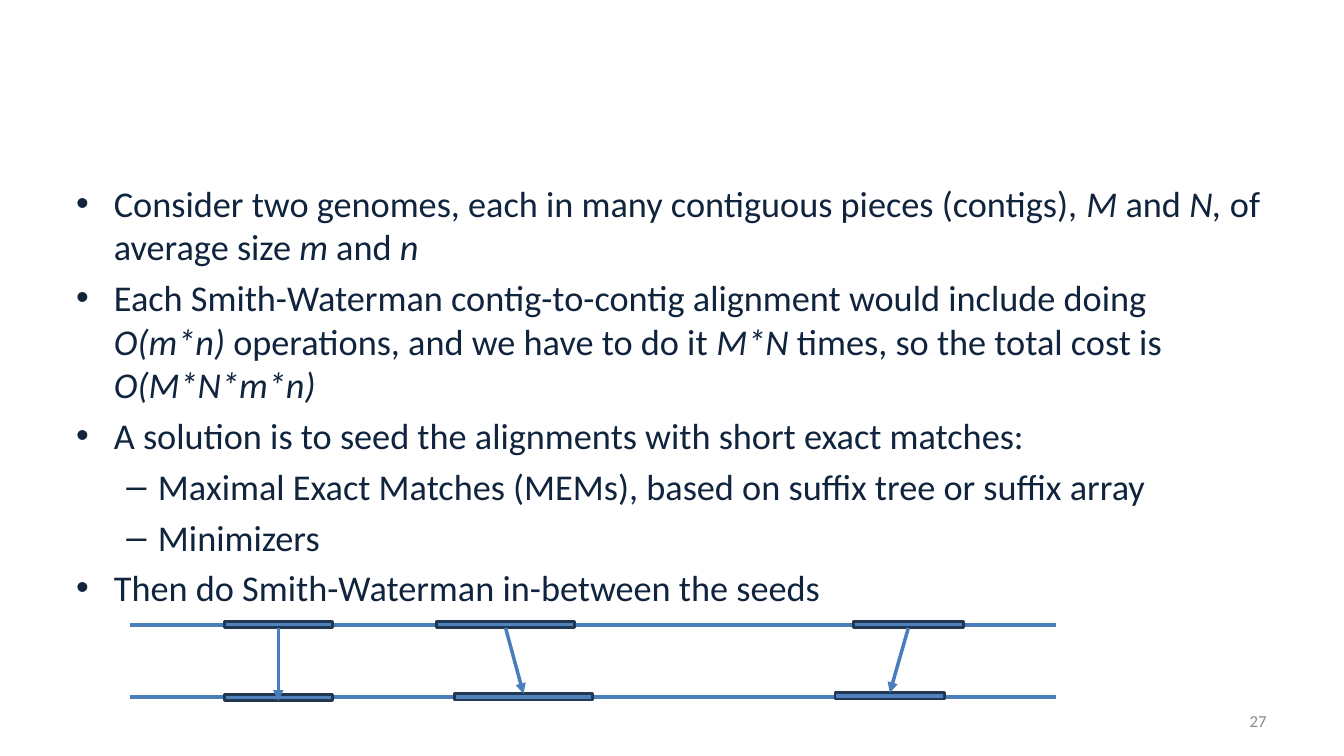
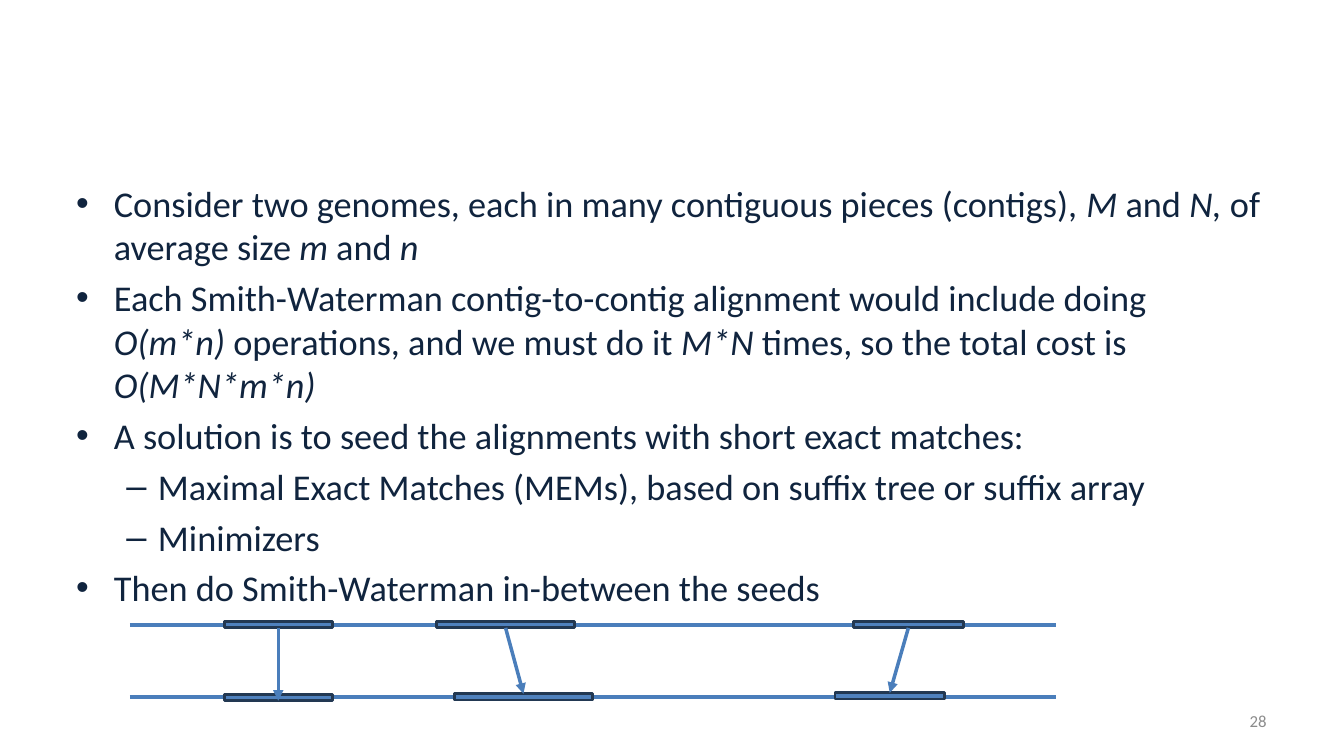
Before and after one commit to alekseyzimin/BME-Algorithms-for-Analysis-of-Genomic-Data, a slide deck: slide 28 of Fall 2026/Week 2 -- Probabilistic estimations, Sequence alignment, Minimizers.pptx (slide 27 before the commit). Drawn at 1344x756 pixels with LibreOffice and Linux fonts; fonts in the diff are those of the drawing; background and template pictures are left out. Boxes give left, top, right and bottom in pixels: in the first picture for what was removed or moved away, otherwise in the second. Text is boxed around its words. In the diff, an @@ line names an element or a change of style, - is before the commit and + after.

```diff
--- a/Fall 2026/Week 2 -- Probabilistic estimations, Sequence alignment, Minimizers.pptx
+++ b/Fall 2026/Week 2 -- Probabilistic estimations, Sequence alignment, Minimizers.pptx
@@ text at bbox=[114, 285, 1147, 403]: text changed @@
-• Each Smith-Waterman contig-to-contig alignment would include doing O(m*n) operations, and we have to do it M*N times, so the total cost is O(M*N*m*n)
+• Each Smith-Waterman contig-to-contig alignment would include doing O(m*n) operations, and we must do it M*N times, so the total cost is O(M*N*m*n)
@@ page number at bbox=[1250, 715, 1267, 727]: text changed @@
-27
+28
```
Also in this commit, not shown: 5 other slides changed, 1 slide added.
